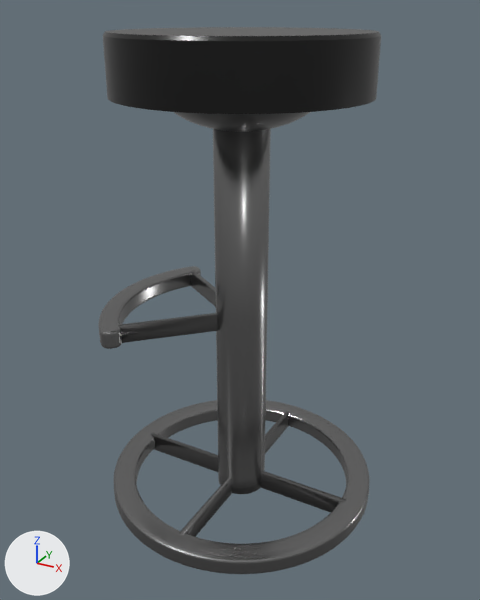
What one commit did to the FBX model Render/stool_lowpoly.fbx.
Both versions are drawn from a 50 mm camera at (0.722, -1.322, 1.206) aimed at (0.003, -0.013, 0.552). Arrows for +X, +Y and +Z are at lower left; the lights stay in place. Where no turn or scale is listed for an object, it has been applied to the vertices.

The first picture shows 'Footrest', 'Sphere', 'Stool-Seat', 'StoolBase', 'StoolStand'.
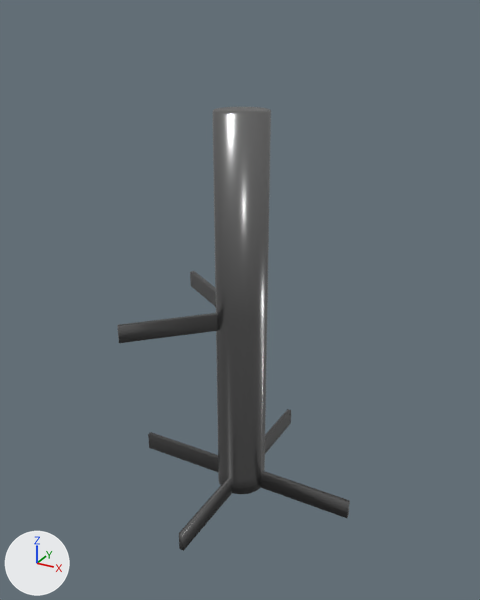
Commit message: Stool changes
Stool merged into fewer parts + remade as lowerpoly

What changed in the scene script:
```text
Remove ob_stoolbase:
    ob_stoolbase = bpy.data.objects.new('StoolBase', me_mesh)
    ob_stoolbase.location = (0.0, 0.0, 0.025)
Remove ob_footrest:
    ob_footrest = bpy.data.objects.new('Footrest', me_mesh_001)
    ob_footrest.location = (0.0, 0.0, 0.495)
Remove ob_stool_seat:
    ob_stool_seat = bpy.data.objects.new('Stool-Seat', me_mesh_002)
    ob_stool_seat.location = (0.0, 0.0, 1.098)
Remove ob_sphere:
    ob_sphere = bpy.data.objects.new('Sphere', me_sphere_001)
    ob_sphere.location = (0.0, 0.0, 1.082)
```

What differs and where, as boxes [x1, y1, x2, y2] in the pictures (480 x 600 px):
'Stool-Seat', deleted (black)
    before: [103, 27, 381, 114]
'StoolBase', deleted
    before: [114, 400, 369, 574]
'Footrest', deleted
    before: [99, 266, 201, 349]
'Sphere', deleted
    before: [174, 112, 310, 132]
